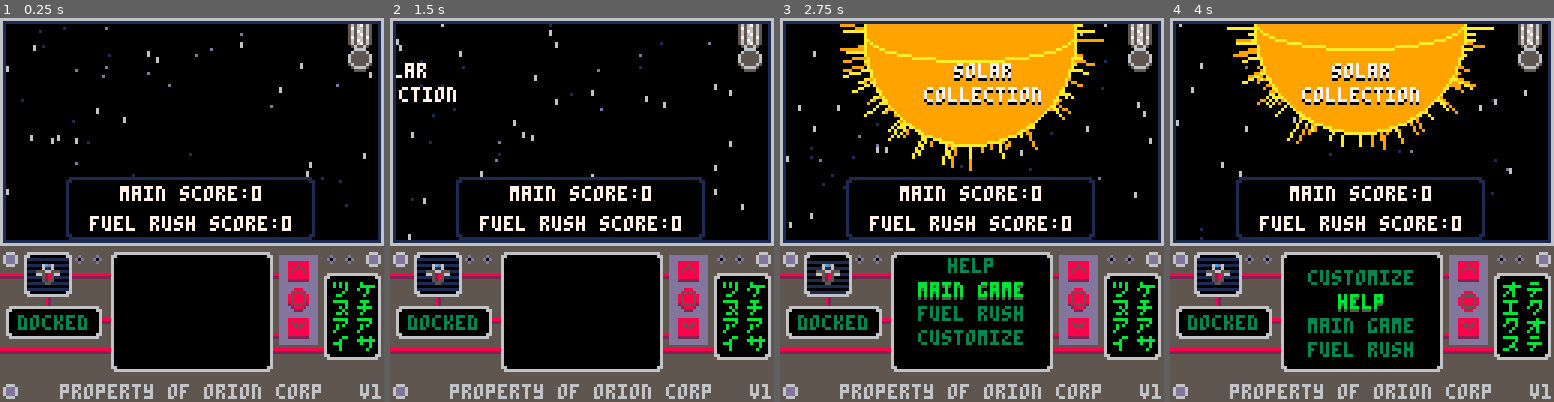
Above: before the commit, frames 1-4 (left to right).
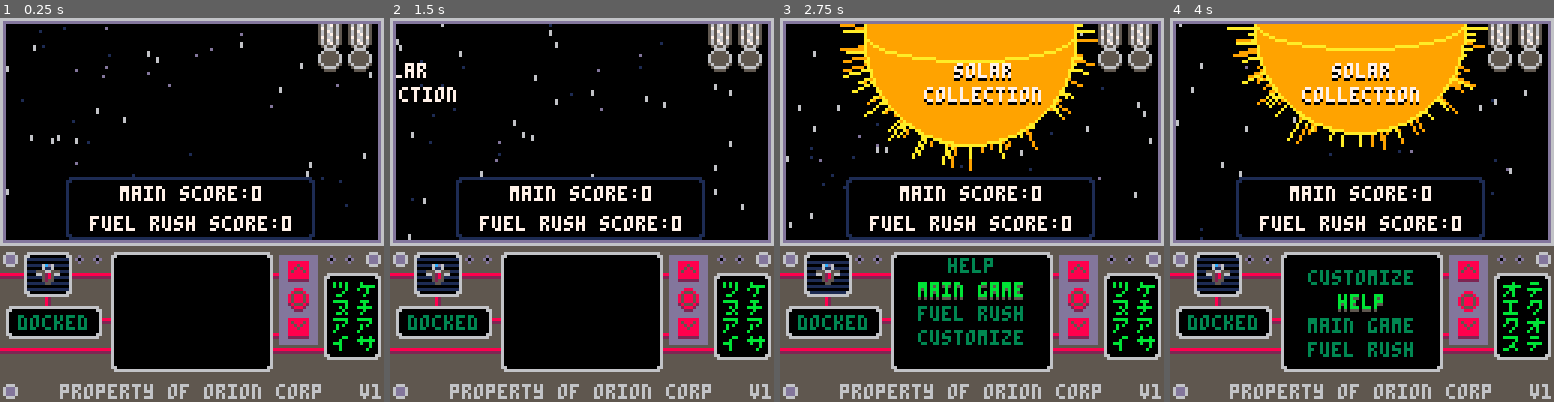
Above: after the commit, the same moments.

Repository: jacobneal65/drop-p8
Game: PICO-8 cartridge drop.p8
Same seed, same stepped clock (60 frames per second), same inputs: the game is played once before the commit and once after it.
Inputs:
- Up to frame 1 (0.25 s): no input
- Up to frame 2 (1.5 s): tap O (Z key) at 0.33, 0.7, 1.43 s; tap X (X key) at 1.07 s
- Up to frame 3 (2.75 s): hold Left 1.97-2.37 s; tap X (X key) at 2.07, 2.4, 2.73 s; tap O (Z key) at 2.22 s; hold Down from 2.42 s (still down)
- Up to frame 4 (4 s): release Down at 2.82 s; hold Right 2.87-3.53 s; tap X (X key) at 3.07, 3.4, 3.73 s; tap O (Z key) at 3.1, 3.98 s; hold Up from 3.58 s (still down)

The runs differ from the first frame. In frame 1, 3.1% of the frame differs, in the area x 0-100%, y 0-59%; in frame 2, 3.1%; in frame 3, 3.1%; in frame 4, 3.1%.

Commit message:
added fuel rush medal

Diff:
--- a/drop.p8
+++ b/drop.p8
@@ -45,13 +45,11 @@
 		{{6,0,0,{120,-10,-20,184,-20,-56,120,129}},{6,0,0,{64,-10,180,120,-60,120,64,-11}},{5,32,64,{64,-10,-40,32,64,140}},{5,32,64,{64,-10,168,32,64,140}},{6,0,0,{120,-10,0,120,0,-120,120,129}},{6,0,0,{0,-10,120,184,120,-56,0,129}},{7,80,80}},
 	}
 
-	t_blue=0--tank blue
-	points=0--points
-
 	--stuff to load from save file
 	high_score=0
 	endless_score=0
 	medal = false
+	medal2 = false
 	p_spr=40
 
 	pc_spr=p_spr
@@ -131,6 +129,8 @@
 function init_menu()
 	level=4
 	wave=7
+	t_blue=0--tank blue
+	points=0--points
 	music(16,1000)
 	endless=false--endless mode
 	in_menu=true
@@ -374,7 +374,7 @@
 
 	--widow
 	rect(0,0,127,75,6)
-	rect(1,1,126,74,1)
+	rect(1,1,126,74,13)
 	rectfill(0,76,128,128,5)
 
 	if (draw_help) help_draw()
@@ -460,6 +460,13 @@
 		mspr=79
 	end
 	spr(mspr,116,2,1,2)
+
+	m2spr=111
+	if medal2 then
+		m2spr=143
+	end
+	spr(m2spr,106,2,1,2)
+
 end
 
 function help_draw()
@@ -591,6 +598,9 @@
 	if fade_dir == 1 then
 		if endless then
 			endless_score=points
+			if endless_score>=900 then
+				medal2=true
+			end
 		else
 			high_score=points
 		end
@@ -1870,22 +1880,22 @@
 00000066556666dd6666dd66666dd6677dd666655660000000000000000000000000000000000000000000000000000000000000000000000000000056555565
 00000066556677dd6666dd66777dddd66dd667755660000000000000000000000000000000000000000000000000000000000000000000000000000005666650
 00000066556677dd6666dd66777dddd66dd667755660000000000000000000000000000000000000000000000000000000000000000000000000000000555500
-00006655556666dd6666dd66666dd6666dd666655556600000000000000000000000000000000000000000000000000000000000000000000000000000000000
-00006655556666dd6666dd66666dd6666dd666655556600000000000000000000000000000000000000000000000000000000000000000000000000000000000
-00006655556666dd6666dd66666dd6666dd666655556600000000000000000000000000000000000000000000000000000000000000000000000000000000000
-00006655556666dd6677dd66666dd7766dd666655556600000000000000000000000000000000000000000000000000000000000000000000000000000000000
-00006655556666dd6677dd66666dd7766dd666655556600000000000000000000000000000000000000000000000000000000000000000000000000000000000
-00006655556666dd6677dd66666dd7766dd666655556600000000000000000000000000000000000000000000000000000000000000000000000000000000000
-000011555566dddd6666dd66666dd6666dd666655551100000000000000000000000000000000000000000000000000000000000000000000000000000000000
-000011555566dddd6666dd66666dd6666dd666655551100000000000000000000000000000000000000000000000000000000000000000000000000000000000
-00001155557766dd7766dd66666dd6677dd776655551100000000000000000000000000000000000000000000000000000000000000000000000000000000000
-00001155557766dd7766dd66666dd6677dd776655551100000000000000000000000000000000000000000000000000000000000000000000000000000000000
-00001155557766dd7766dd66666dd6677dd776655551100000000000000000000000000000000000000000000000000000000000000000000000000000000000
-00001155556666dd6666dd66666dd6666dd666655551100000000000000000000000000000000000000000000000000000000000000000000000000000000000
-00001155556666dd6666dd66666dd6666dd666655551100000000000000000000000000000000000000000000000000000000000000000000000000000000000
-00001155556666dd6666dd66666dd6666dd666655551100000000000000000000000000000000000000000000000000000000000000000000000000000000000
-00001155556666dd6666dd66666dd7766dd666655551100000000000000000000000000000000000000000000000000000000000000000000000000000000000
-00001155556666dd6666dd66666dd7766dd666655551100000000000000000000000000000000000000000000000000000000000000000000000000000000000
+00006655556666dd6666dd66666dd6666dd66665555660000000000000000000000000000000000000000000000000000000000000000000000000008282e828
+00006655556666dd6666dd66666dd6666dd66665555660000000000000000000000000000000000000000000000000000000000000000000000000008e822828
+00006655556666dd6666dd66666dd6666dd6666555566000000000000000000000000000000000000000000000000000000000000000000000000000828e2828
+00006655556666dd6677dd66666dd7766dd66665555660000000000000000000000000000000000000000000000000000000000000000000000000008282e828
+00006655556666dd6677dd66666dd7766dd66665555660000000000000000000000000000000000000000000000000000000000000000000000000008e8228e8
+00006655556666dd6677dd66666dd7766dd6666555566000000000000000000000000000000000000000000000000000000000000000000000000000828e2828
+000011555566dddd6666dd66666dd6666dd66665555110000000000000000000000000000000000000000000000000000000000000000000000000008282e828
+000011555566dddd6666dd66666dd6666dd666655551100000000000000000000000000000000000000000000000000000000000000000000000000008288280
+00001155557766dd7766dd66666dd6677dd776655551100000000000000000000000000000000000000000000000000000000000000000000000000000999900
+00001155557766dd7766dd66666dd6677dd776655551100000000000000000000000000000000000000000000000000000000000000000000000000009222290
+00001155557766dd7766dd66666dd6677dd77665555110000000000000000000000000000000000000000000000000000000000000000000000000009289a829
+00001155556666dd6666dd66666dd6666dd666655551100000000000000000000000000000000000000000000000000000000000000000000000000092999929
+00001155556666dd6666dd66666dd6666dd666655551100000000000000000000000000000000000000000000000000000000000000000000000000092899829
+00001155556666dd6666dd66666dd6666dd666655551100000000000000000000000000000000000000000000000000000000000000000000000000059222295
+00001155556666dd6666dd66666dd7766dd666655551100000000000000000000000000000000000000000000000000000000000000000000000000005999950
+00001155556666dd6666dd66666dd7766dd666655551100000000000000000000000000000000000000000000000000000000000000000000000000000555500
 00001155556677dd6677dd66666dd6666dd667755551100000000000000000000000000000000000000000000000000000000000000000000000000000000000
 00001155556677dd6677dd66666dd6666dd667755551100000000000000000000000000000000000000000000000000000000000000000000000000000000000
 00001155556677dd6677dd66666dd6666dd667755551100000000000000000000000000000000000000000000000000000000000000000000000000000000000
